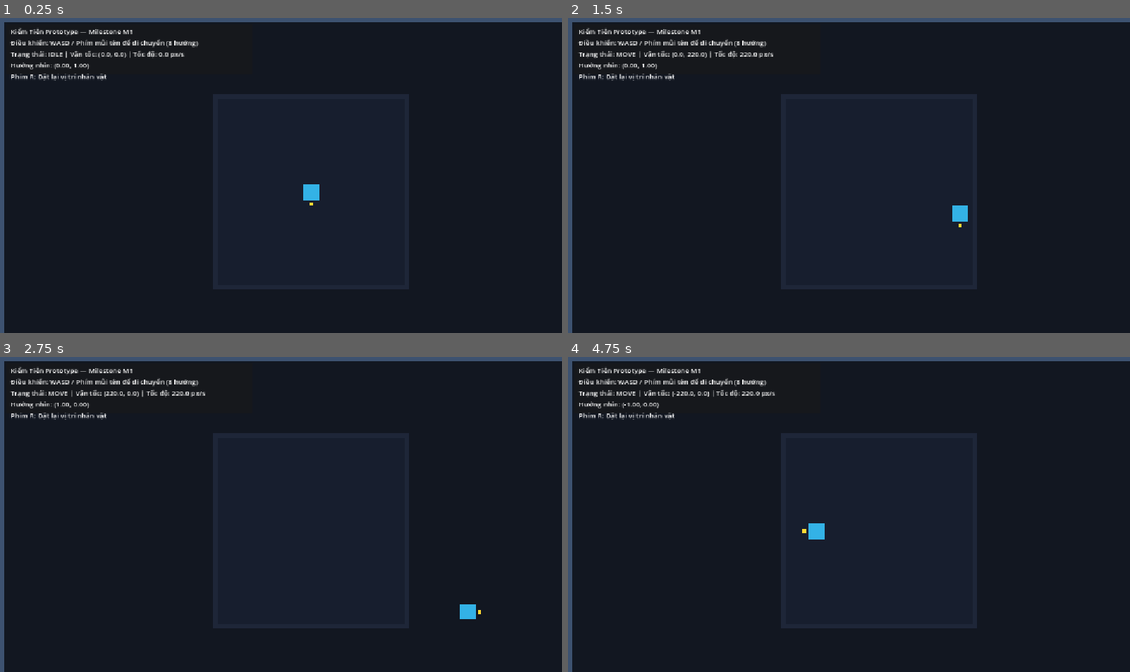
Above: before the commit, frames 1-4 (two rows, left to right).
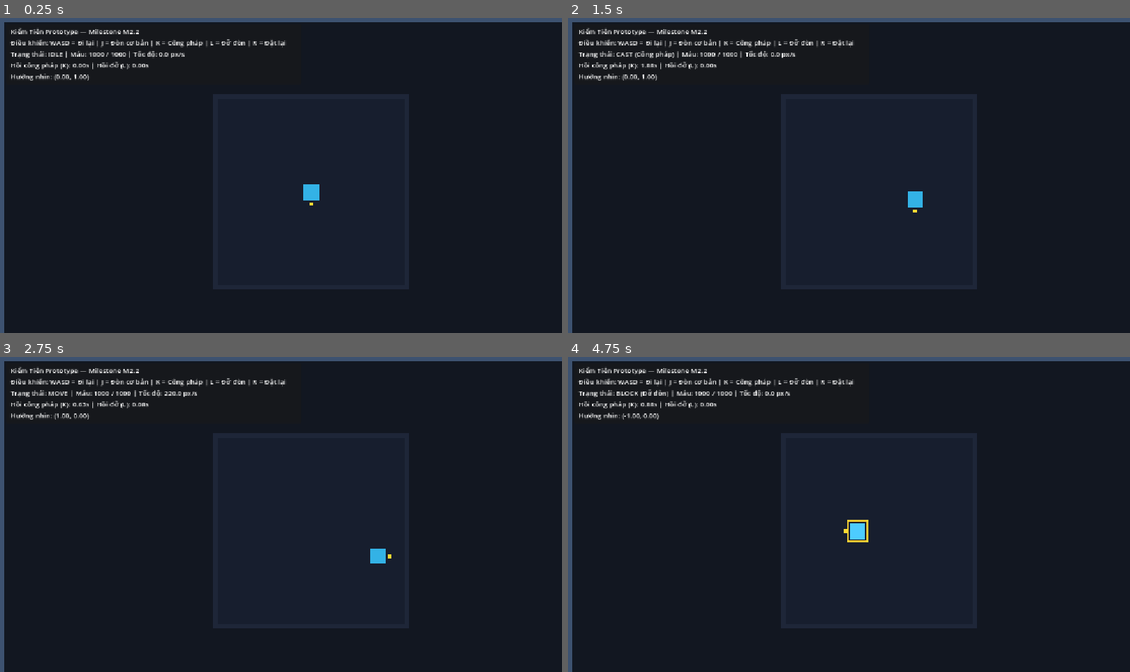
Above: after the commit, the same moments.

Repository: hieunguyenpro1919/New_KiemTien
Game: Godot game, scene res://scenes/test_arena.tscn
Same seed, same stepped clock (60 frames per second), same inputs: the game is played once before the commit and once after it.
Inputs:
- Up to frame 1 (0.25 s): no input
- Up to frame 2 (1.5 s): tap Enter at 0.5 s; hold D (move_right) 0.53-1.28 s; tap J (attack_basic) at 0.6 s; tap K (attack_technique) at 0.8, 1.35 s; hold S (move_down) from 1.28 s (still down)
- Up to frame 3 (2.75 s): tap L (block) at 1.55, 2.1 s; release S (move_down) at 2.03 s; hold D (move_right) from 2.03 s (still down); tap J (attack_basic) at 2.3 s
- Up to frame 4 (4.75 s): release D (move_right) at 2.78 s; hold W (move_up) 2.78-3.53 s; tap J (attack_basic) at 2.85, 4.55 s; tap K (attack_technique) at 3.05, 3.6 s; hold A (move_left) from 3.53 s (still down); tap L (block) at 3.8, 4.35 s; tap R (reset_scene) at 4.15 s

The runs differ from the first frame. In frame 1, 1.0% of the frame differs, in the area x 2-51%, y 3-20%; in frame 2, 1.5%; in frame 3, 1.4%; in frame 4, 1.6%, in the area x 2-54%, y 3-59%.

Commit message:
feat(player): implement Stats, basic attack, technique cast, and visual block mechanics (M2.2)

Diff:
--- a/scenes/player.tscn
+++ b/scenes/player.tscn
@@ -1,9 +1,18 @@
-[gd_scene format=3 uid="uid://cx6y8v2qf7l1"]
+[gd_scene load_steps=8 format=3 uid="uid://cx6y8v2qf7l1"]
 
 [ext_resource type="Script" path="res://scripts/actors/player_controller.gd" id="1_player"]
+[ext_resource type="Script" path="res://scripts/combat/stats.gd" id="2_stats"]
+[ext_resource type="Script" path="res://scripts/combat/hitbox.gd" id="3_hitbox"]
+[ext_resource type="Script" path="res://scripts/combat/hurtbox.gd" id="4_hurtbox"]
 
 [sub_resource type="CircleShape2D" id="CircleShape2D_1"]
 radius = 16.0
+
+[sub_resource type="RectangleShape2D" id="RectangleShape2D_basic"]
+size = Vector2(32, 28)
+
+[sub_resource type="RectangleShape2D" id="RectangleShape2D_tech"]
+size = Vector2(50, 40)
 
 [node name="Player" type="CharacterBody2D"]
 motion_mode = 1
@@ -11,6 +20,15 @@
 
 [node name="CollisionShape2D" type="CollisionShape2D" parent="."]
 shape = SubResource("CircleShape2D_1")
+
+[node name="Stats" type="Node" parent="."]
+script = ExtResource("2_stats")
+max_hp = 1000
+current_hp = 1000
+atk_base = 100.0
+defense = 50.0
+max_stamina = 100.0
+current_stamina = 100.0
 
 [node name="BodyVisual" type="ColorRect" parent="."]
 anchors_preset = 8
@@ -25,6 +43,37 @@
 grow_horizontal = 2
 grow_vertical = 2
 color = Color(0.2, 0.7, 0.9, 1)
+
+[node name="ShieldVisual" type="Node2D" parent="."]
+visible = false
+
+[node name="ShieldBorderTop" type="ColorRect" parent="ShieldVisual"]
+offset_left = -22.0
+offset_top = -22.0
+offset_right = 22.0
+offset_bottom = -18.0
+color = Color(1, 0.85, 0.2, 0.9)
+
+[node name="ShieldBorderBottom" type="ColorRect" parent="ShieldVisual"]
+offset_left = -22.0
+offset_top = 18.0
+offset_right = 22.0
+offset_bottom = 22.0
+color = Color(1, 0.85, 0.2, 0.9)
+
+[node name="ShieldBorderLeft" type="ColorRect" parent="ShieldVisual"]
+offset_left = -22.0
+offset_top = -22.0
+offset_right = -18.0
+offset_bottom = 22.0
+color = Color(1, 0.85, 0.2, 0.9)
+
+[node name="ShieldBorderRight" type="ColorRect" parent="ShieldVisual"]
+offset_left = 18.0
+offset_top = -22.0
+offset_right = 22.0
+offset_bottom = 22.0
+color = Color(1, 0.85, 0.2, 0.9)
 
 [node name="FacingMarker" type="Node2D" parent="."]
 position = Vector2(0, 24)
@@ -42,3 +91,43 @@
 grow_horizontal = 2
 grow_vertical = 2
 color = Color(1, 0.85, 0.2, 1)
+
+[node name="HitboxPivot" type="Node2D" parent="."]
+
+[node name="BasicHitbox" type="Area2D" parent="HitboxPivot"]
+visible = false
+monitoring = false
+script = ExtResource("3_hitbox")
+
+[node name="CollisionShape2D" type="CollisionShape2D" parent="HitboxPivot/BasicHitbox"]
+position = Vector2(24, 0)
+shape = SubResource("RectangleShape2D_basic")
+
+[node name="SlashVisual" type="ColorRect" parent="HitboxPivot/BasicHitbox"]
+offset_left = 8.0
+offset_top = -14.0
+offset_right = 40.0
+offset_bottom = 14.0
+color = Color(0.98, 0.75, 0.14, 0.6)
+
+[node name="TechniqueHitbox" type="Area2D" parent="HitboxPivot"]
+visible = false
+monitoring = false
+script = ExtResource("3_hitbox")
+
+[node name="CollisionShape2D" type="CollisionShape2D" parent="HitboxPivot/TechniqueHitbox"]
+position = Vector2(35, 0)
+shape = SubResource("RectangleShape2D_tech")
+
+[node name="CastVisual" type="ColorRect" parent="HitboxPivot/TechniqueHitbox"]
+offset_left = 10.0
+offset_top = -20.0
+offset_right = 60.0
+offset_bottom = 20.0
+color = Color(0.22, 0.74, 0.97, 0.7)
+
+[node name="Hurtbox" type="Area2D" parent="."]
+script = ExtResource("4_hurtbox")
+
+[node name="CollisionShape2D" type="CollisionShape2D" parent="Hurtbox"]
+shape = SubResource("CircleShape2D_1")
--- a/scenes/test_arena.tscn
+++ b/scenes/test_arena.tscn
@@ -80,13 +80,13 @@
 [node name="Panel" type="Panel" parent="UI"]
 offset_left = 16.0
 offset_top = 16.0
-offset_right = 520.0
-offset_bottom = 120.0
+offset_right = 620.0
+offset_bottom = 140.0
 
 [node name="InfoLabel" type="Label" parent="UI"]
 offset_left = 26.0
 offset_top = 22.0
-offset_right = 510.0
-offset_bottom = 114.0
+offset_right = 610.0
+offset_bottom = 134.0
 theme_override_font_sizes/font_size = 14
 text = "Đang khởi tạo đấu trường mẫu..."
--- a/scripts/actors/player_controller.gd
+++ b/scripts/actors/player_controller.gd
@@ -3,41 +3,288 @@
 
 enum State {
 	IDLE,
-	MOVE
+	MOVE,
+	ATTACK,
+	CAST,
+	BLOCK
+}
+
+enum AttackPhase {
+	NONE,
+	WINDUP,
+	ACTIVE,
+	RECOVERY
 }
 
 ## Tốc độ di chuyển cơ bản (px/s) theo SPEC mục 5.1
 @export var move_speed: float = 220.0
 
+## Cấp công pháp mẫu (mặc định 3 theo SPEC 5.1)
+@export var technique_level: int = 3
+@export var technique_bonus_pct: float = 1.0
+
+## Thời gian đòn cơ bản (ticks)
+@export var basic_windup_ticks: int = 6
+@export var basic_active_ticks: int = 6
+@export var basic_recovery_ticks: int = 12
+
+## Thời gian công pháp (ticks)
+@export var cast_windup_ticks: int = 10
+@export var cast_active_ticks: int = 8
+@export var cast_recovery_ticks: int = 12
+@export var cast_cooldown_ticks: int = 120
+
+## Thời gian đỡ đòn (ticks) theo SPEC 3.3
+@export var block_active_ticks: int = 24
+@export var block_cooldown_ticks: int = 18
+
 var current_state: State = State.IDLE
 var facing_direction: Vector2 = Vector2.DOWN
 
+var current_physics_tick: int = 0
+var block_press_tick: int = -1
+var block_active_timer: int = 0
+var block_cooldown_timer: int = 0
+var technique_cooldown_timer: int = 0
+
+var attack_phase: AttackPhase = AttackPhase.NONE
+var attack_phase_timer: int = 0
+var attack_id_counter: int = 0
+var current_attack_id: int = 0
+
+@onready var stats: Stats = get_node_or_null("Stats")
 @onready var facing_marker: Node2D = get_node_or_null("FacingMarker")
+@onready var body_visual: ColorRect = get_node_or_null("BodyVisual")
+@onready var shield_visual: Node2D = get_node_or_null("ShieldVisual")
+@onready var hitbox_pivot: Node2D = get_node_or_null("HitboxPivot")
+@onready var basic_hitbox: Hitbox = get_node_or_null("HitboxPivot/BasicHitbox")
+@onready var technique_hitbox: Hitbox = get_node_or_null("HitboxPivot/TechniqueHitbox")
+
+func _ready() -> void:
+	if stats == null:
+		stats = Stats.new()
+		stats.name = "Stats"
+		stats.max_hp = 1000
+		stats.atk_base = 100.0
+		stats.defense = 50.0
+		add_child(stats)
+	_disable_all_hitboxes()
+	if shield_visual != null:
+		shield_visual.visible = false
 
 func _physics_process(_delta: float) -> void:
+	current_physics_tick += 1
+	tick_cooldowns()
+
+	match current_state:
+		State.IDLE, State.MOVE:
+			handle_idle_move_state()
+		State.BLOCK:
+			handle_block_state()
+		State.ATTACK:
+			handle_attack_state()
+		State.CAST:
+			handle_cast_state()
+
+	if is_inside_tree():
+		move_and_slide()
+
+## Giảm bộ đếm hồi chiêu theo physics ticks
+func tick_cooldowns() -> void:
+	if block_cooldown_timer > 0:
+		block_cooldown_timer -= 1
+	if technique_cooldown_timer > 0:
+		technique_cooldown_timer -= 1
+
+## Xử lý khi ở trạng thái tự do (IDLE hoặc MOVE)
+func handle_idle_move_state() -> void:
+	# Kiểm tra Input đỡ đòn
+	if Input.is_action_just_pressed("block"):
+		if try_block():
+			return
+
+	# Kiểm tra Input đòn cơ bản
+	if Input.is_action_just_pressed("attack_basic"):
+		if try_basic_attack():
+			return
+
+	# Kiểm tra Input công pháp
+	if Input.is_action_just_pressed("attack_technique"):
+		if try_technique_attack():
+			return
+
+	# Di chuyển 8 hướng
 	var input_vec: Vector2 = get_movement_input()
 	update_movement_and_state(input_vec)
-	move_and_slide()
-
-## Đọc vector đầu vào từ Input Map
+
+## Đọc vector di chuyển từ Input Map
 func get_movement_input() -> Vector2:
 	var input_vec := Vector2.ZERO
 	input_vec.x = Input.get_axis("move_left", "move_right")
 	input_vec.y = Input.get_axis("move_up", "move_down")
 
-	# Chuẩn hóa vector di chuyển đường chéo để không nhanh hơn đi thẳng
 	if input_vec.length_squared() > 0.0:
 		input_vec = input_vec.normalized()
 	return input_vec
 
-## Cập nhật trạng thái và vận tốc dựa trên vector di chuyển
+## Cập nhật trạng thái và vận tốc di chuyển
 func update_movement_and_state(input_vec: Vector2) -> void:
 	if input_vec != Vector2.ZERO:
 		current_state = State.MOVE
 		velocity = input_vec * move_speed
 		facing_direction = input_vec
-		if facing_marker != null:
-			facing_marker.position = facing_direction * 24.0
+		_update_facing_nodes()
 	else:
 		current_state = State.IDLE
 		velocity = Vector2.ZERO
+
+func _update_facing_nodes() -> void:
+	if facing_marker != null:
+		facing_marker.position = facing_direction * 24.0
+	if hitbox_pivot != null:
+		hitbox_pivot.rotation = facing_direction.angle()
+
+## Kích hoạt đỡ đòn
+func try_block() -> bool:
+	if current_state != State.IDLE and current_state != State.MOVE:
+		return false
+	if block_cooldown_timer > 0:
+		return false
+
+	current_state = State.BLOCK
+	velocity = Vector2.ZERO
+	block_active_timer = block_active_ticks
+	block_press_tick = current_physics_tick
+
+	if shield_visual != null:
+		shield_visual.visible = true
+	if body_visual != null:
+		body_visual.color = Color(0.3, 0.8, 1.0, 1.0) # Màu phát sáng phòng thủ
+	return true
+
+## Xử lý logic duy trì đỡ đòn
+func handle_block_state() -> void:
+	velocity = Vector2.ZERO
+	block_active_timer -= 1
+	if block_active_timer <= 0:
+		_end_block()
+
+func _end_block() -> void:
+	current_state = State.IDLE
+	block_cooldown_timer = block_cooldown_ticks
+	if shield_visual != null:
+		shield_visual.visible = false
+	if body_visual != null:
+		body_visual.color = Color(0.2, 0.7, 0.9, 1.0) # Trả về màu gốc
+
+## Kích hoạt đòn cơ bản (Phím J)
+func try_basic_attack() -> bool:
+	if current_state != State.IDLE and current_state != State.MOVE:
+		return false
+
+	current_state = State.ATTACK
+	velocity = Vector2.ZERO
+	attack_phase = AttackPhase.WINDUP
+	attack_phase_timer = basic_windup_ticks
+	attack_id_counter += 1
+	current_attack_id = attack_id_counter
+	_disable_all_hitboxes()
+	return true
+
+## Xử lý các pha của đòn cơ bản
+func handle_attack_state() -> void:
+	velocity = Vector2.ZERO
+	attack_phase_timer -= 1
+	if attack_phase_timer <= 0:
+		match attack_phase:
+			AttackPhase.WINDUP:
+				attack_phase = AttackPhase.ACTIVE
+				attack_phase_timer = basic_active_ticks
+				_enable_basic_hitbox()
+			AttackPhase.ACTIVE:
+				attack_phase = AttackPhase.RECOVERY
+				attack_phase_timer = basic_recovery_ticks
+				_disable_all_hitboxes()
+			AttackPhase.RECOVERY:
+				attack_phase = AttackPhase.NONE
+				current_state = State.IDLE
+
+## Kích hoạt công pháp mẫu cấp 3 (Phím K)
+func try_technique_attack() -> bool:
+	if current_state != State.IDLE and current_state != State.MOVE:
+		return false
+	if technique_cooldown_timer > 0:
+		return false
+
+	current_state = State.CAST
+	velocity = Vector2.ZERO
+	technique_cooldown_timer = cast_cooldown_ticks
+	attack_phase = AttackPhase.WINDUP
+	attack_phase_timer = cast_windup_ticks
+	attack_id_counter += 1
+	current_attack_id = attack_id_counter
+	_disable_all_hitboxes()
+	return true
+
+## Xử lý các pha của công pháp
+func handle_cast_state() -> void:
+	velocity = Vector2.ZERO
+	attack_phase_timer -= 1
+	if attack_phase_timer <= 0:
+		match attack_phase:
+			AttackPhase.WINDUP:
+				attack_phase = AttackPhase.ACTIVE
+				attack_phase_timer = cast_active_ticks
+				_enable_technique_hitbox()
+			AttackPhase.ACTIVE:
+				attack_phase = AttackPhase.RECOVERY
+				attack_phase_timer = cast_recovery_ticks
+				_disable_all_hitboxes()
+			AttackPhase.RECOVERY:
+				attack_phase = AttackPhase.NONE
+				current_state = State.IDLE
+
+func _enable_basic_hitbox() -> void:
+	if basic_hitbox != null:
+		var raw = stats.atk_base + stats.atk_bonus # coef = 1.0
+		var full = int(raw)
+		basic_hitbox.init_attack(current_attack_id, raw, full, self)
+		basic_hitbox.monitoring = true
+		basic_hitbox.visible = true
+
+func _enable_technique_hitbox() -> void:
+	if technique_hitbox != null:
+		var base = stats.atk_base + stats.atk_bonus
+		var raw = base * float(technique_level) * (1.0 + technique_bonus_pct) # 100 * 3 * 2 = 600
+		var full = int(raw)
+		technique_hitbox.init_attack(current_attack_id, raw, full, self)
+		technique_hitbox.monitoring = true
+		technique_hitbox.visible = true
+
+func _disable_all_hitboxes() -> void:
+	if basic_hitbox != null:
+		basic_hitbox.monitoring = false
+		basic_hitbox.visible = false
+	if technique_hitbox != null:
+		technique_hitbox.monitoring = false
+		technique_hitbox.visible = false
+
+## Nhận đòn từ bên ngoài (gọi từ Hurtbox hoặc hệ thống chiến đấu)
+func receive_hit(raw_dmg: float, full_dmg: int, impact_tick: int, enemy_max_stamina: float = 100.0) -> Dictionary:
+	var threshold: float = DamageResolver.compute_block_threshold(
+		stats.defense, stats.atk_base, stats.atk_bonus, technique_level
+	)
+	var is_blocking: bool = (current_state == State.BLOCK)
+	var delta: int = (impact_tick - block_press_tick) if is_blocking else -1
+	var eval: Dictionary = DamageResolver.evaluate_block(raw_dmg, full_dmg, threshold, delta, is_blocking, enemy_max_stamina)
+
+	stats.take_damage(eval.damage_taken)
+	if eval.type == DamageResolver.BlockResultType.BLOCK_BROKEN:
+		if current_state == State.BLOCK:
+			_end_block()
+	return eval
+
+## Hàm hỗ trợ mô phỏng physics tick cho unit test
+func advance_physics_ticks(num_ticks: int) -> void:
+	for _i in range(num_ticks):
+		_physics_process(1.0 / 60.0)
--- /dev/null
+++ b/scripts/combat/hitbox.gd
@@ -0,0 +1,28 @@
+class_name Hitbox
+extends Area2D
+
+@export var attack_id: int = 0
+@export var raw_damage: float = 0.0
+@export var full_damage: int = 0
+
+var attacker: Node = null
+var hit_registry: Dictionary = {}
+
+func init_attack(p_attack_id: int, p_raw: float, p_full: int, p_attacker: Node) -> void:
+	attack_id = p_attack_id
+	raw_damage = p_raw
+	full_damage = p_full
+	attacker = p_attacker
+	hit_registry.clear()
+
+## Kiểm tra xem mục tiêu đã bị trúng đòn này chưa
+func can_hit(target: Node) -> bool:
+	if target == attacker:
+		return false
+	if hit_registry.has(target):
+		return false
+	return true
+
+## Đăng ký mục tiêu đã trúng để không nhận sát thương lặp cho cùng một attack_id
+func register_hit(target: Node) -> void:
+	hit_registry[target] = true
--- /dev/null
+++ b/scripts/combat/hurtbox.gd
@@ -0,0 +1,18 @@
+class_name Hurtbox
+extends Area2D
+
+signal hit_received(hitbox: Hitbox)
+
+@export var owner_node: Node = null
+
+func _ready() -> void:
+	if owner_node == null:
+		owner_node = get_parent()
+	area_entered.connect(_on_area_entered)
+
+func _on_area_entered(area: Area2D) -> void:
+	if area is Hitbox:
+		var hitbox: Hitbox = area
+		if hitbox.can_hit(owner_node):
+			hitbox.register_hit(owner_node)
+			hit_received.emit(hitbox)
--- /dev/null
+++ b/scripts/combat/stats.gd
@@ -0,0 +1,73 @@
+class_name Stats
+extends Node
+
+## Tín hiệu khi máu thay đổi
+signal hp_changed(current: int, max_hp: int)
+## Tín hiệu khi thể lực thay đổi
+signal stamina_changed(current: float, max_stamina: float)
+## Tín hiệu khi hết máu
+signal died
+
+@export var max_hp: int = 1000
+@export var current_hp: int = 1000
+
+@export var atk_base: float = 100.0
+@export var atk_bonus: float = 0.0
+
+@export var defense: float = 50.0
+
+@export var max_stamina: float = 100.0
+@export var current_stamina: float = 100.0
+
+@export var is_hostile: bool = false
+@export var title: String = ""
+
+var is_dead: bool = false
+
+func _ready() -> void:
+	current_hp = max_hp
+	current_stamina = max_stamina
+
+## Nhận sát thương, trừ máu và phát tín hiệu
+func take_damage(amount: int) -> int:
+	if is_dead or amount <= 0:
+		return 0
+	var actual_damage: int = mini(amount, current_hp)
+	current_hp -= actual_damage
+	hp_changed.emit(current_hp, max_hp)
+	if current_hp <= 0:
+		current_hp = 0
+		is_dead = true
+		died.emit()
+	return actual_damage
+
+## Hồi máu
+func heal(amount: int) -> void:
+	if is_dead or amount <= 0:
+		return
+	current_hp = mini(current_hp + amount, max_hp)
+	hp_changed.emit(current_hp, max_hp)
+
+## Trừ thể lực
+func consume_stamina(amount: float) -> float:
+	if is_dead or amount <= 0.0:
+		return 0.0
+	var actual: float = minf(amount, current_stamina)
+	current_stamina -= actual
+	stamina_changed.emit(current_stamina, max_stamina)
+	return actual
+
+## Hồi thể lực
+func restore_stamina(amount: float) -> void:
+	if is_dead or amount <= 0.0:
+		return
+	current_stamina = minf(current_stamina + amount, max_stamina)
+	stamina_changed.emit(current_stamina, max_stamina)
+
+## Đặt lại trạng thái ban đầu
+func reset() -> void:
+	is_dead = false
+	current_hp = max_hp
+	current_stamina = max_stamina
+	hp_changed.emit(current_hp, max_hp)
+	stamina_changed.emit(current_stamina, max_stamina)
--- a/scripts/core/test_arena.gd
+++ b/scripts/core/test_arena.gd
@@ -5,15 +5,26 @@
 
 func _process(_delta: float) -> void:
 	if player != null and info_label != null:
-		var state_str = "IDLE" if player.current_state == PlayerController.State.IDLE else "MOVE"
+		var state_str: String = "IDLE"
+		match player.current_state:
+			PlayerController.State.IDLE: state_str = "IDLE"
+			PlayerController.State.MOVE: state_str = "MOVE"
+			PlayerController.State.ATTACK: state_str = "ATTACK (Đòn cơ bản)"
+			PlayerController.State.CAST: state_str = "CAST (Công pháp)"
+			PlayerController.State.BLOCK: state_str = "BLOCK (Đỡ đòn)"
+
 		var speed_current = player.velocity.length()
+		var hp_str = "%d / %d" % [player.stats.current_hp, player.stats.max_hp] if player.stats != null else "1000 / 1000"
+		var tech_cd_sec = float(player.technique_cooldown_timer) / 60.0
+		var block_cd_sec = float(player.block_cooldown_timer) / 60.0
+
 		info_label.text = (
-			"Kiếm Tiên Prototype — Milestone M1\n" +
-			"Điều khiển: WASD / Phím mũi tên để di chuyển (8 hướng)\n" +
-			"Trạng thái: %s | Vận tốc: (%.1f, %.1f) | Tốc độ: %.1f px/s\n" +
-			"Hướng nhìn: (%.2f, %.2f)\n" +
-			"Phím R: Đặt lại vị trí nhân vật"
-		) % [state_str, player.velocity.x, player.velocity.y, speed_current, player.facing_direction.x, player.facing_direction.y]
+			"Kiếm Tiên Prototype — Milestone M2.2\n" +
+			"Điều khiển: WASD = Đi lại | J = Đòn cơ bản | K = Công pháp | L = Đỡ đòn | R = Đặt lại\n" +
+			"Trạng thái: %s | Máu: %s | Tốc độ: %.1f px/s\n" +
+			"Hồi công pháp (K): %.2fs | Hồi đỡ (L): %.2fs\n" +
+			"Hướng nhìn: (%.2f, %.2f)"
+		) % [state_str, hp_str, speed_current, tech_cd_sec, block_cd_sec, player.facing_direction.x, player.facing_direction.y]
 
 func _unhandled_input(event: InputEvent) -> void:
 	if event.is_action_pressed("reset_scene"):
@@ -21,3 +32,5 @@
 			player.position = Vector2(640, 360)
 			player.velocity = Vector2.ZERO
 			player.current_state = PlayerController.State.IDLE
+			if player.stats != null:
+				player.stats.reset()
--- /dev/null
+++ b/tests/test_player_combat.gd
@@ -0,0 +1,152 @@
+extends "res://tests/test_base.gd"
+
+const PlayerController = preload("res://scripts/actors/player_controller.gd")
+const Stats = preload("res://scripts/combat/stats.gd")
+const DamageResolver = preload("res://scripts/combat/damage_resolver.gd")
+
+func test_stats_component() -> void:
+	var stats = Stats.new()
+	stats.max_hp = 1000
+	stats.current_hp = 1000
+	stats.atk_base = 100.0
+	stats.defense = 50.0
+	stats.max_stamina = 100.0
+	stats.current_stamina = 100.0
+
+	var damage_dealt = stats.take_damage(200)
+	assert_eq(damage_dealt, 200, "Should deal 200 damage")
+	assert_eq(stats.current_hp, 800, "HP should be 800")
+	assert_false(stats.is_dead, "Entity should not be dead")
+
+	stats.heal(100)
+	assert_eq(stats.current_hp, 900, "HP after heal should be 900")
+
+	stats.take_damage(1000)
+	assert_eq(stats.current_hp, 0, "HP should be clamped to 0")
+	assert_true(stats.is_dead, "Entity should be marked dead")
+
+	stats.free()
+
+func test_basic_attack_flow() -> void:
+	var player = PlayerController.new()
+	player._ready()
+
+	assert_eq(player.current_state, PlayerController.State.IDLE, "Player starts IDLE")
+
+	# Kích hoạt đòn cơ bản
+	var started = player.try_basic_attack()
+	assert_true(started, "Should successfully start basic attack")
+	assert_eq(player.current_state, PlayerController.State.ATTACK, "State should be ATTACK")
+	assert_eq(player.attack_phase, PlayerController.AttackPhase.WINDUP, "Phase starts with WINDUP")
+	assert_eq(player.velocity, Vector2.ZERO, "Velocity must be ZERO during attack")
+
+	# Tiến 6 ticks (hết windup) -> chuyển sang ACTIVE
+	player.advance_physics_ticks(6)
+	assert_eq(player.attack_phase, PlayerController.AttackPhase.ACTIVE, "Phase should be ACTIVE after 6 ticks")
+
+	# Tiến 6 ticks (hết active) -> chuyển sang RECOVERY
+	player.advance_physics_ticks(6)
+	assert_eq(player.attack_phase, PlayerController.AttackPhase.RECOVERY, "Phase should be RECOVERY after 6 ticks active")
+
+	# Tiến 12 ticks (hết recovery) -> quay về IDLE
+	player.advance_physics_ticks(12)
+	assert_eq(player.current_state, PlayerController.State.IDLE, "State should return to IDLE after recovery")
+	assert_eq(player.attack_phase, PlayerController.AttackPhase.NONE, "Attack phase should be NONE")
+
+	player.free()
+
+func test_technique_attack_and_cooldown() -> void:
+	var player = PlayerController.new()
+	player._ready()
+
+	# Kích hoạt công pháp K
+	var cast_started = player.try_technique_attack()
+	assert_true(cast_started, "Should start technique cast")
+	assert_eq(player.current_state, PlayerController.State.CAST, "State should be CAST")
+	assert_eq(player.technique_cooldown_timer, 120, "Cooldown should be initialized to 120 ticks")
+
+	# Thử kích hoạt lại ngay lập tức -> phải thất bại
+	var cast_again = player.try_technique_attack()
+	assert_false(cast_again, "Cannot cast while already casting or on cooldown")
+
+	# Tiến 30 ticks (10 windup + 8 active + 12 recovery)
+	player.advance_physics_ticks(30)
+	assert_eq(player.current_state, PlayerController.State.IDLE, "Should return to IDLE after cast completes")
+
+	# Kiểm tra cooldown còn lại: 120 - 30 = 90 ticks
+	assert_eq(player.technique_cooldown_timer, 90, "Cooldown should have 90 ticks remaining")
+
+	# Vẫn không thể cast vì đang hồi chiêu
+	assert_false(player.try_technique_attack(), "Cannot cast while cooldown > 0")
+
+	# Tiến nốt 90 ticks để hồi chiêu hoàn tất
+	player.advance_physics_ticks(90)
+	assert_eq(player.technique_cooldown_timer, 0, "Cooldown should be 0")
+
+	# Bây giờ có thể cast lại
+	assert_true(player.try_technique_attack(), "Should be able to cast after cooldown completes")
+
+	player.free()
+
+func test_block_duration_and_cooldown() -> void:
+	var player = PlayerController.new()
+	player._ready()
+
+	# Kích hoạt đỡ L
+	var block_started = player.try_block()
+	assert_true(block_started, "Should start blocking")
+	assert_eq(player.current_state, PlayerController.State.BLOCK, "State should be BLOCK")
+	assert_eq(player.block_active_timer, 24, "Block active timer should be 24 ticks")
+
+	# Tiến 20 ticks -> vẫn đang ở trạng thái BLOCK
+	player.advance_physics_ticks(20)
+	assert_eq(player.current_state, PlayerController.State.BLOCK, "Still in BLOCK at tick 20")
+
+	# Tiến thêm 4 ticks (tổng 24 ticks) -> kết thúc BLOCK, quay về IDLE và vào cooldown 18 ticks
+	player.advance_physics_ticks(4)
+	assert_eq(player.current_state, PlayerController.State.IDLE, "Should return to IDLE after 24 ticks")
+	assert_eq(player.block_cooldown_timer, 18, "Block cooldown timer should be 18 ticks")
+
+	# Trong 18 ticks cooldown, bấm L phải bị bỏ qua
+	assert_false(player.try_block(), "Cannot block during cooldown")
+
+	# Tiến 18 ticks
+	player.advance_physics_ticks(18)
+	assert_eq(player.block_cooldown_timer, 0, "Block cooldown should be 0")
+
+	# Bây giờ có thể đỡ lại
+	assert_true(player.try_block(), "Should be able to block after cooldown completes")
+
+	player.free()
+
+func test_player_receive_hit_combat_integration() -> void:
+	var player = PlayerController.new()
+	player._ready()
+
+	# 1. Nhận đòn thường khi KHÔNG đỡ (quái 2: raw 400, full 356)
+	var eval_unblocked = player.receive_hit(400.0, 356, 10)
+	assert_eq(eval_unblocked.type, DamageResolver.BlockResultType.NO_BLOCK, "Should be NO_BLOCK")
+	assert_eq(eval_unblocked.damage_taken, 356, "Unblocked damage is 356")
+	assert_eq(player.stats.current_hp, 1000 - 356, "HP reduced by 356")
+
+	# Hồi lại máu
+	player.stats.reset()
+
+	# 2. Đỡ hoàn hảo: bấm L ở tick 10, đòn trúng ở tick 13 (delta = 3)
+	player.current_physics_tick = 10
+	player.try_block()
+	var eval_perfect = player.receive_hit(400.0, 356, 13)
+	assert_eq(eval_perfect.type, DamageResolver.BlockResultType.PERFECT_PARRY, "Should be PERFECT_PARRY")
+	assert_eq(eval_perfect.damage_taken, 0, "Perfect parry takes 0 damage")
+	assert_eq(eval_perfect.stamina_damage, 20, "Enemy drains 20 stamina")
+	assert_eq(eval_perfect.stun_ticks, 60, "Enemy stunned for 60 ticks")
+	assert_eq(player.stats.current_hp, 1000, "HP unchanged on perfect parry")
+
+	# 3. Đỡ bị phá: đòn nặng raw 1000 > threshold 450
+	var eval_broken = player.receive_hit(1000.0, 889, 14)
+	assert_eq(eval_broken.type, DamageResolver.BlockResultType.BLOCK_BROKEN, "Should be BLOCK_BROKEN")
+	assert_eq(eval_broken.damage_taken, 889, "Broken block takes full 889 damage")
+	assert_eq(player.stats.current_hp, 1000 - 889, "HP reduced by 889")
+	assert_eq(player.current_state, PlayerController.State.IDLE, "Player knocked out of block state")
+
+	player.free()
Not shown, added: scripts/combat/hitbox.gd.uid
Not shown, added: scripts/combat/hurtbox.gd.uid
Not shown, added: scripts/combat/stats.gd.uid
Not shown, added: tests/test_player_combat.gd.uid
Not shown, changed: docs/DECISIONS.md
Not shown, changed: docs/TASKS.md
